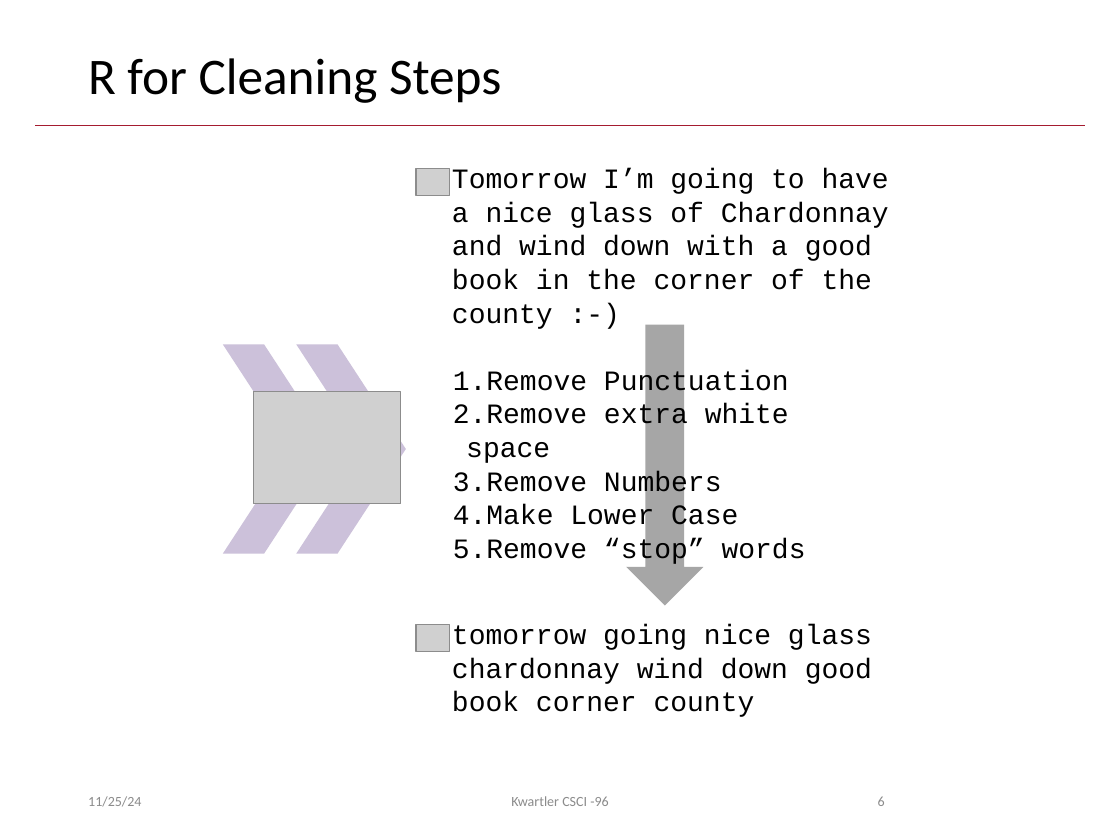
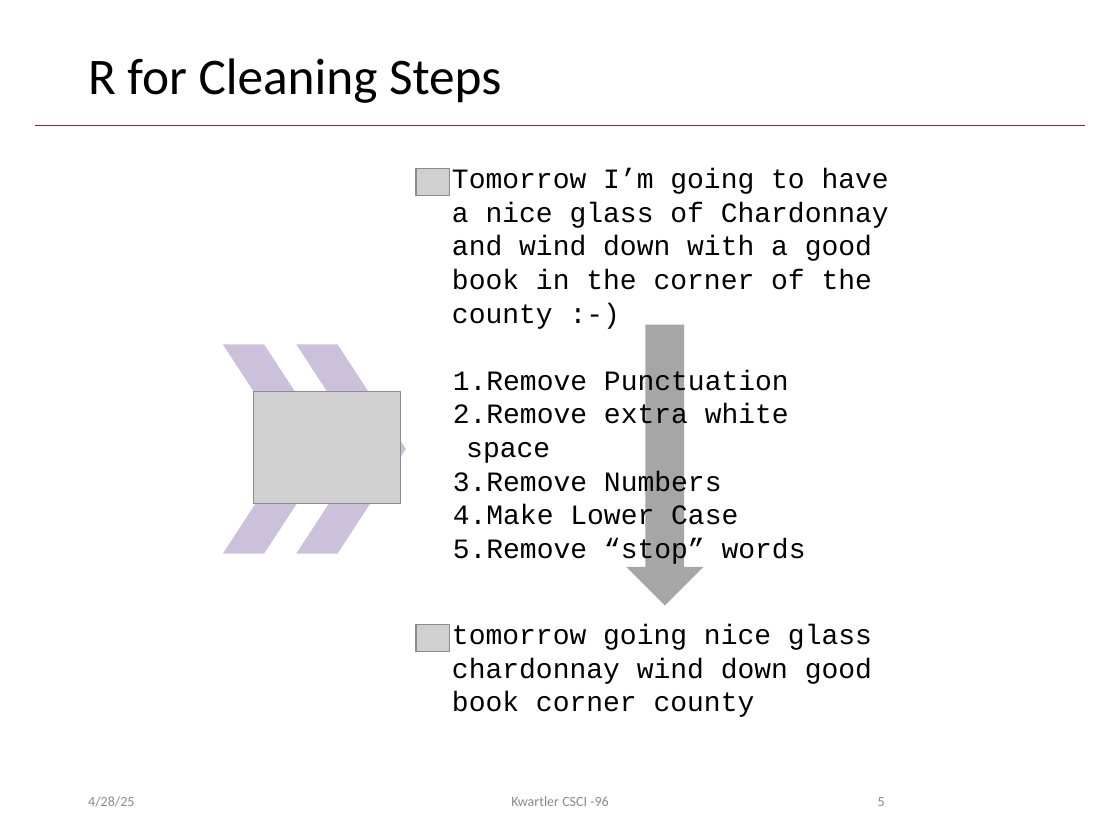
Before and after one commit to kwartler/Harvard_DataMining_Business_Student, a slide deck: slide 5 of Lessons/L_Text_Mining_2/A_TM_review.pptx (slide 6 before the commit). Drawn at 1120x840 pixels with LibreOffice and Linux fonts; fonts in the diff are those of the drawing; grey boxes stand for pictures; background and template pictures are left out. Boxes give left, top, right and bottom in pixels: in the first picture for what was removed or moved away, otherwise in the second. Text is boxed around its words. In the diff, an @@ line names an element or a change of style, - is before the commit and + after.

```diff
--- a/Lessons/L_Text_Mining_2/A_TM_review.pptx
+++ b/Lessons/L_Text_Mining_2/A_TM_review.pptx
@@ text at [88,796,134,807]: text changed @@
-11/25/24
+4/28/25
```
Also in this commit, not shown: 6 other slides changed, 1 slide removed, 10 other files.
